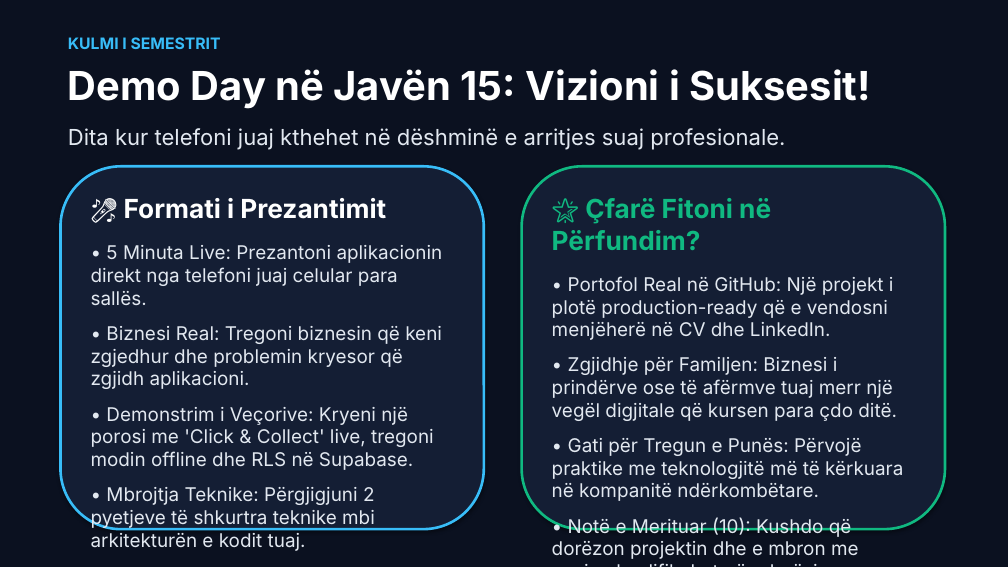
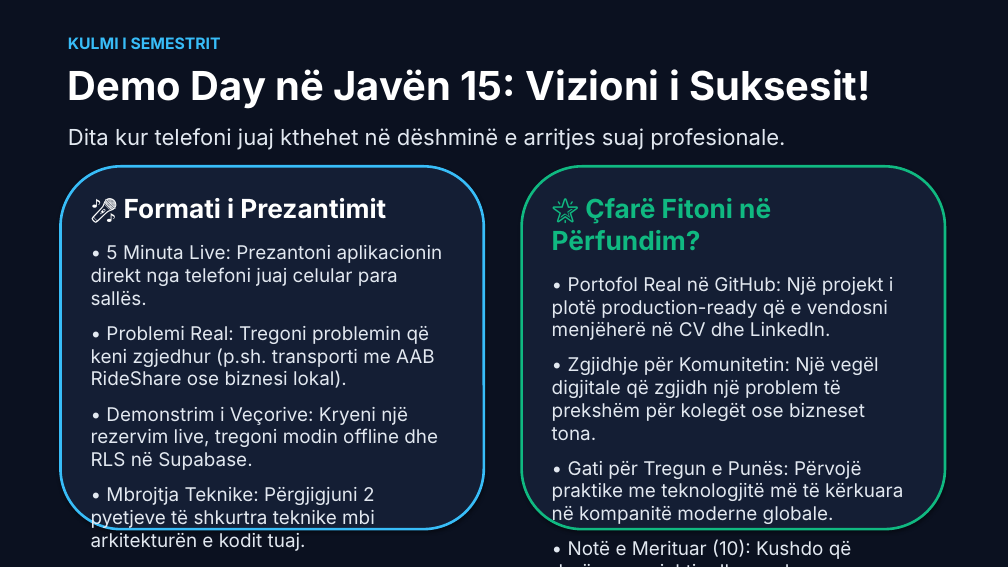
Before and after one commit to arbenl/arbenl.github.io, a slide deck: slide 14 of Jave1_Hyrje_Nextjs_PWA_Copilot_2026.pptx. Drawn at 1008x567 pixels with LibreOffice and Linux fonts; fonts in the diff are those of the drawing. Boxes give left, top, right and bottom in pixels: in the first picture for what was removed or moved away, otherwise in the second. Text is boxed around its words. In the diff, an @@ line names an element or a change of style, - is before the commit and + after.

Commit message:
feat(presentation): adopt AAB RideShare theme with clean line sketch and student carpooling story in Albanian

```diff
--- a/Jave1_Hyrje_Nextjs_PWA_Copilot_2026.pptx
+++ b/Jave1_Hyrje_Nextjs_PWA_Copilot_2026.pptx
@@ text at bbox=[91, 326, 438, 470]: text changed @@
-• Biznesi Real: Tregoni biznesin që keni zgjedhur dhe problemin kryesor që zgjidh aplikacioni.
-• Demonstrim i Veçorive: Kryeni një porosi me 'Click & Collect' live, tregoni modin offline dhe RLS në Supabase.
+• Problemi Real: Tregoni problemin që keni zgjedhur (p.sh. transporti me AAB RideShare ose biznesi lokal).
+• Demonstrim i Veçorive: Kryeni një rezervim live, tregoni modin offline dhe RLS në Supabase.
@@ text at bbox=[552, 357, 903, 525]: text changed @@
-• Zgjidhje për Familjen: Biznesi i prindërve ose të afërmve tuaj merr një vegël digjitale që kursen para çdo ditë.
-• Gati për Tregun e Punës: Përvojë praktike me teknologjitë më të kërkuara në kompanitë ndërkombëtare.
+• Zgjidhje për Komunitetin: Një vegël digjitale që zgjidh një problem të prekshëm për kolegët ose bizneset tona.
+• Gati për Tregun e Punës: Përvojë praktike me teknologjitë më të kërkuara në kompanitë moderne globale.
```
Also in this commit, not shown: 12 other slides changed, 1 other file.
